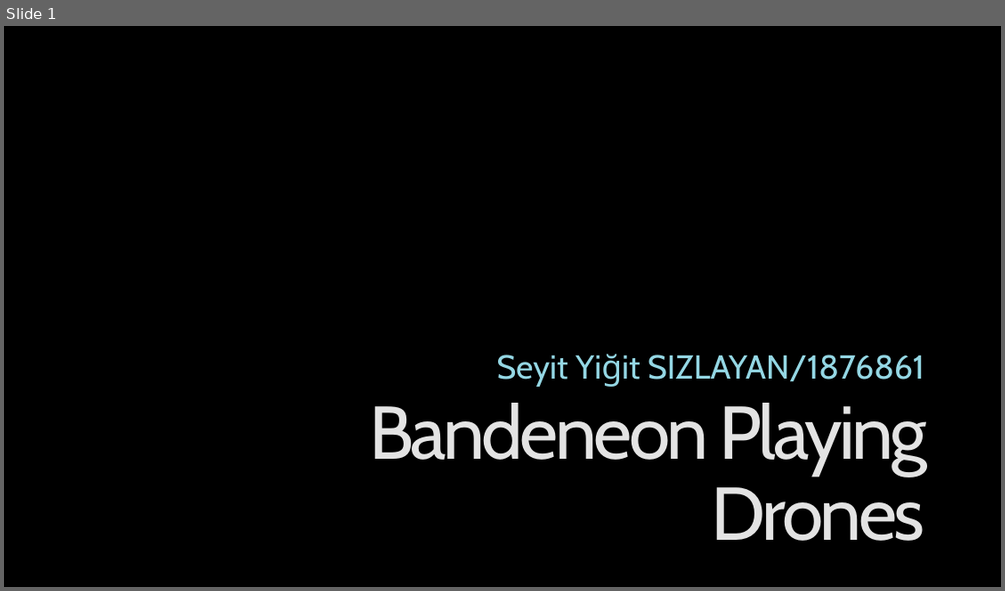
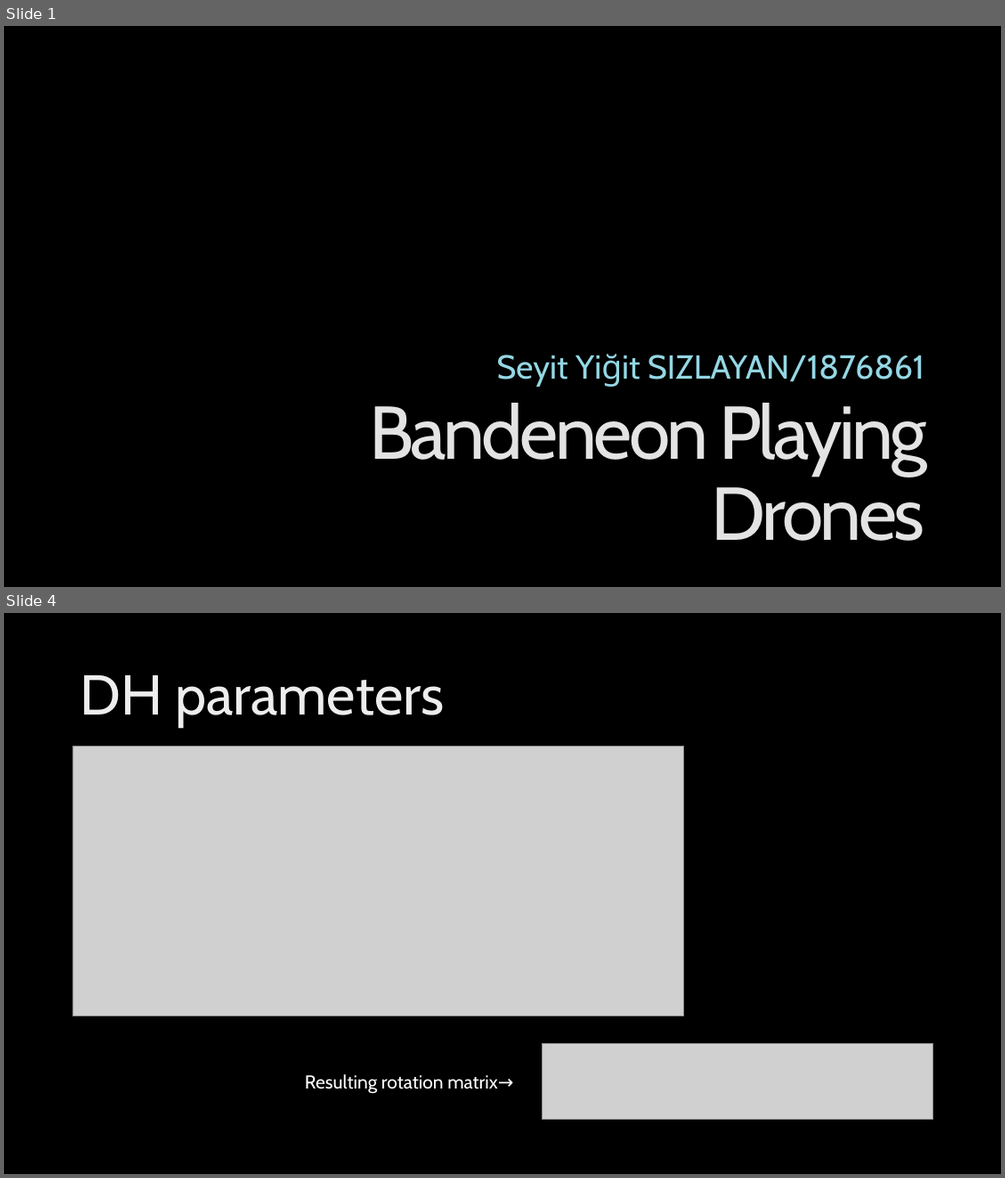
Before and after one commit to sysizlayan/Bandeneon-Playing-Drones-on-Vrep, a slide deck: Bandeneon Playing Drones.pptx. Shown one above the other, each under a label of ours: slide 1 before the commit, slides 1 and 4 after it; the slides between them are not shown. The pictures are 1005x591 and 1005x1178 pixels, drawn with LibreOffice and Linux fonts; fonts in the diff are those of the drawing; grey boxes stand for pictures; background and template pictures are left out. Boxes give left, top, right and bottom in pixels: in the first picture for what was removed or moved away, otherwise in the second. Text is boxed around its words. In the diff, an @@ line names an element or a change of style, - is before the commit and + after.

```diff
--- a/Bandeneon Playing Drones.pptx
+++ b/Bandeneon Playing Drones.pptx
@@ slide 4 added at box(4, 613, 1001, 1174), background picture (left out) @@
@@ title added at box(80, 675, 444, 728), 54 pt, text gradient #BFBFBF to #EDEDED to #FFFFFF @@
+DH parameters
@@ picture added at box(73, 747, 685, 1016) @@
@@ picture added at box(542, 1044, 933, 1119) @@
@@ text added at box(305, 1074, 513, 1094), 18 pt, text #FFFFFF @@
+Resulting rotation matrix→
```
Also in this commit, not shown: 18 other slides added, 8 other files.
